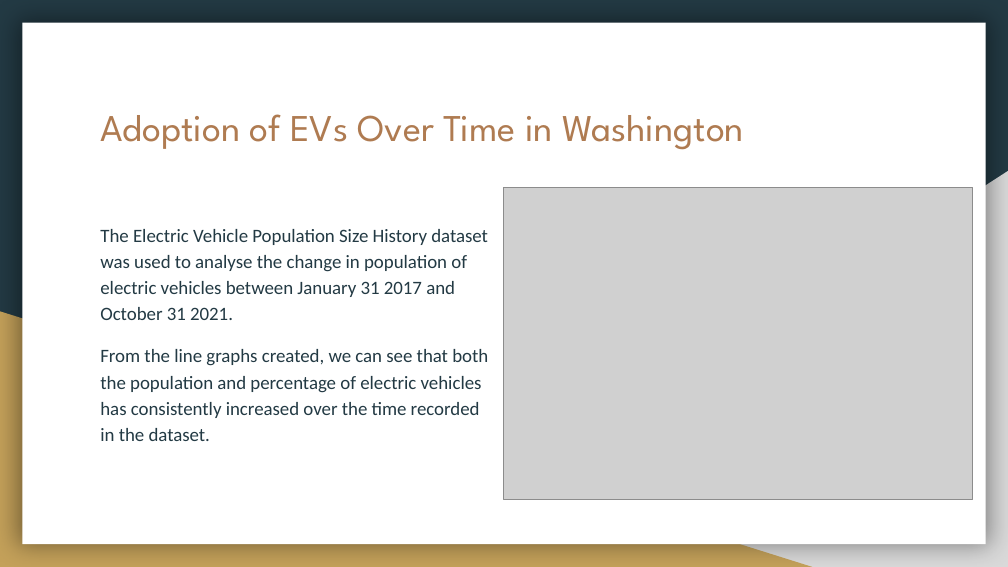
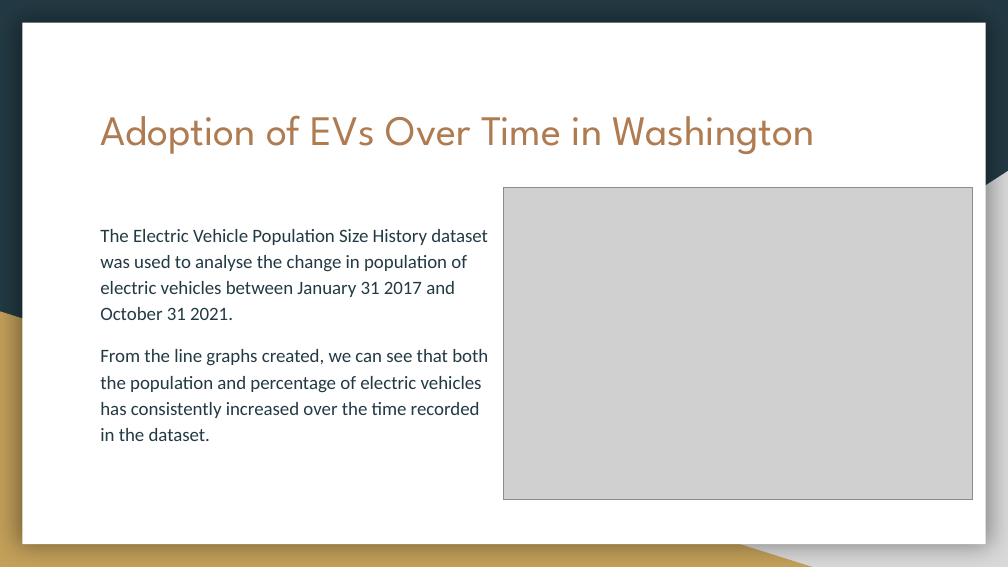
Before and after one commit to hayyyleywin/project-1, a slide deck: slide 11 of presentation/Presentation - Group 5.pptx. Drawn at 1008x567 pixels with LibreOffice and Linux fonts; fonts in the diff are those of the drawing; grey boxes stand for pictures. Boxes give left, top, right and bottom in pixels: in the first picture for what was removed or moved away, otherwise in the second. Text is boxed around its words. In the diff, an @@ line names an element or a change of style, - is before the commit and + after.

```diff
--- a/presentation/Presentation - Group 5.pptx
+++ b/presentation/Presentation - Group 5.pptx
@@ title "Adoption of EVs Over Time ..." at (x1=100, y1=115, x2=815, y2=154): size 27 to 30 pt @@
```
Also in this commit, not shown: 5 other slides changed, 7 other files.
